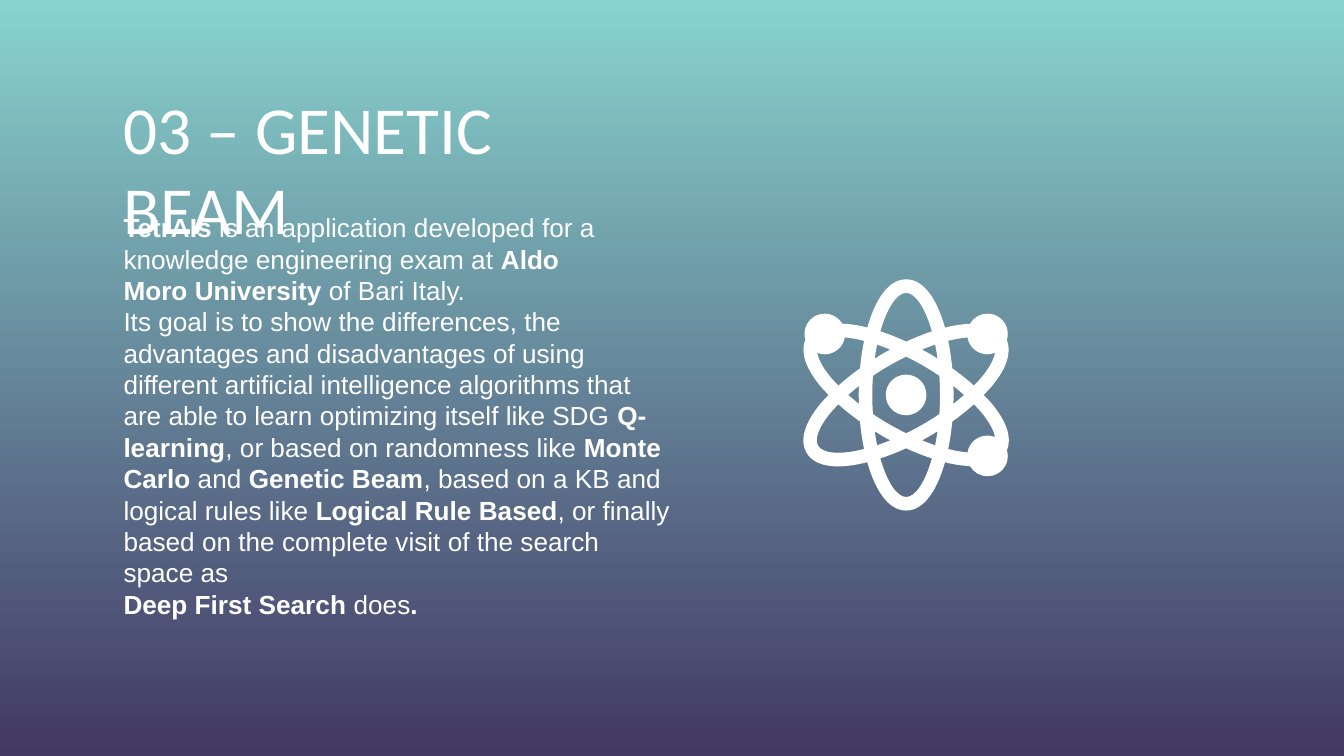
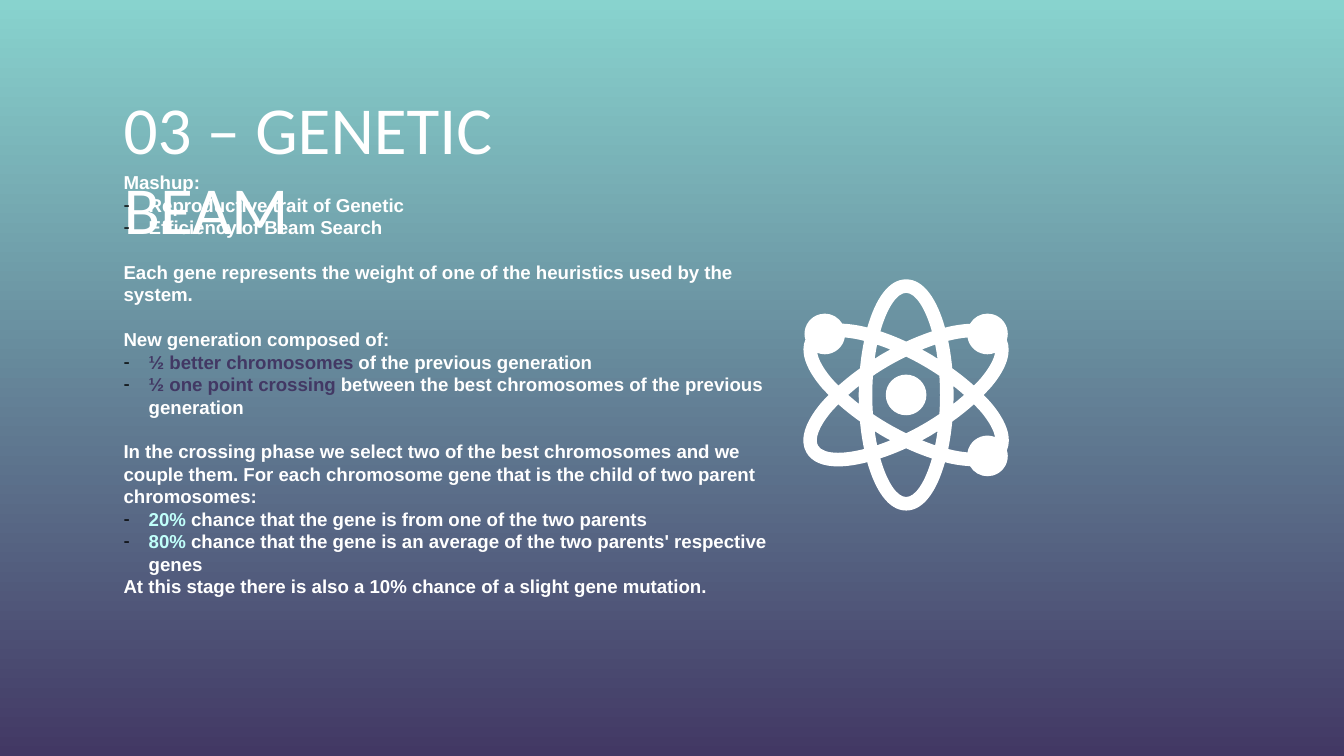
Before and after one commit to Chrism1c/TetrAIs, a slide deck: slide 8 of doc/Presentazione TetrAIs.pptx. Drawn at 1344x756 pixels with LibreOffice and Linux fonts; fonts in the diff are those of the drawing; background and template pictures are left out. Boxes give left, top, right and bottom in pixels: in the first picture for what was removed or moved away, otherwise in the second. Text is boxed around its words. In the diff, an @@ line names an element or a change of style, - is before the commit and + after.

Commit message:
Power point aggiornato

```diff
--- a/doc/Presentazione TetrAIs.pptx
+++ b/doc/Presentazione TetrAIs.pptx
@@ text at (124, 175, 766, 597): text changed; size 14 to 10 pt; bold on @@
-TetrAIs is an application developed for a knowledge engineering exam at Aldo Moro University of Bari Italy.
-Its goal is to show the differences, the advantages and disadvantages of using different artificial intelligence algorithms that are able to learn optimizing itself like SDG Q-learning, or based on randomness like Monte Carlo and Genetic Beam, based on a KB and logical rules like Logical Rule Based, or finally based on the complete visit of the search space as
-Deep First Search does.
+Mashup:
+– Reproductive trait of Genetic
+– Efficiency of Beam Search
+Each gene represents the weight of one of the heuristics used by the system.
+New generation composed of:
+– ½ better chromosomes of the previous generation
+– ½ one point crossing between the best chromosomes of the previous generation
+In the crossing phase we select two of the best chromosomes and we couple them. For each chromosome gene that is the child of two parent chromosomes:
+– 20% chance that the gene is from one of the two parents
+– 80% chance that the gene is an average of the two parents' respective genes
+At this stage there is also a 10% chance of a slight gene mutation.
```
Also in this commit, not shown: 1 other slide changed.
